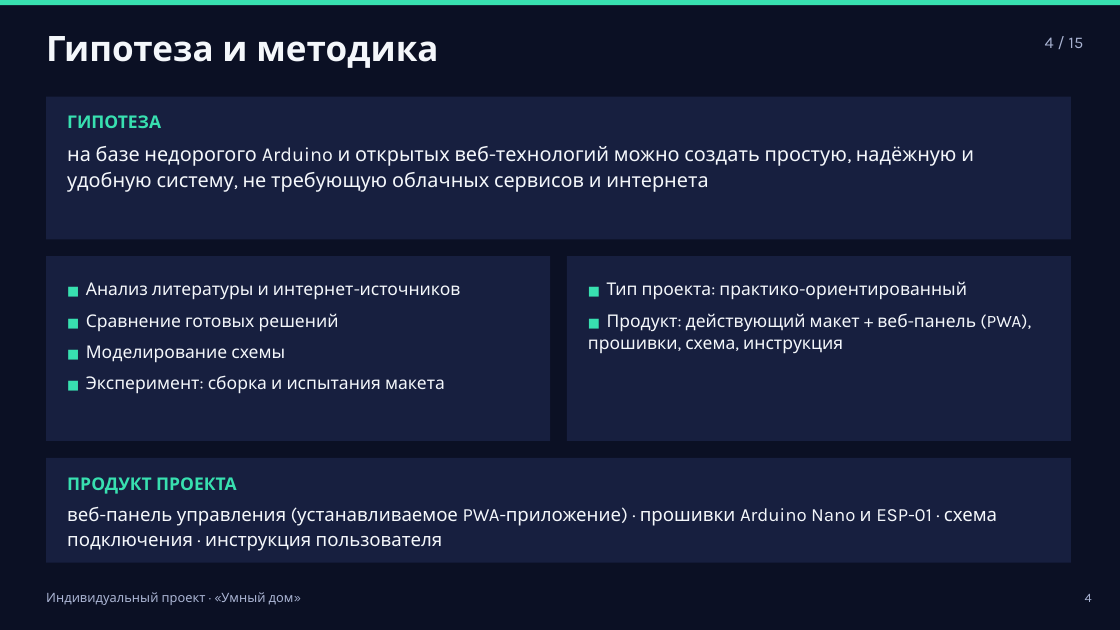
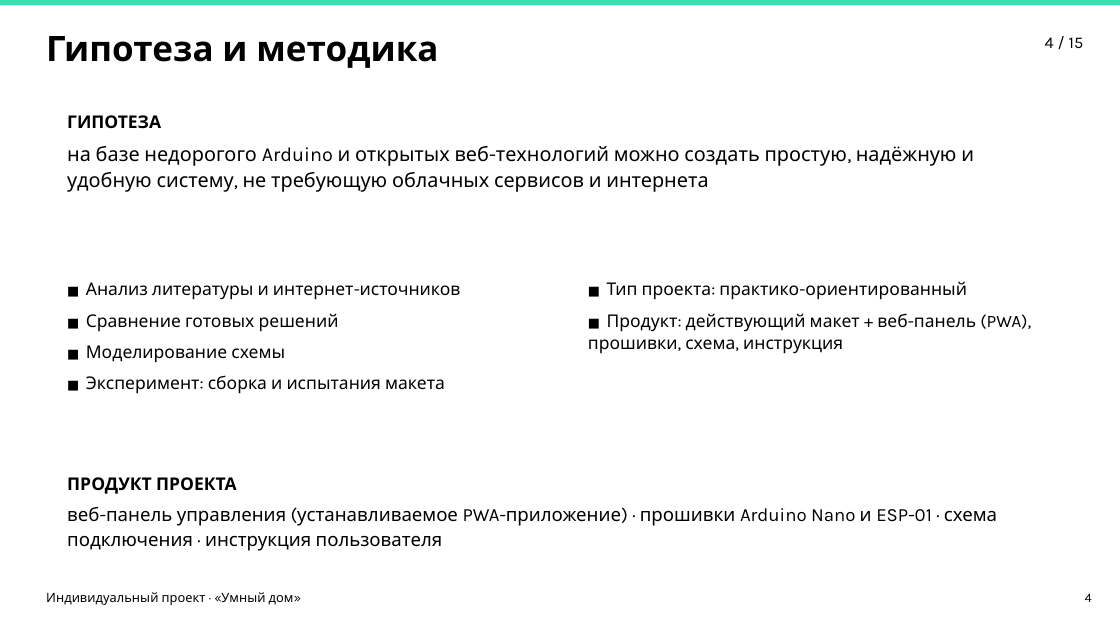
Before and after one commit to belyaevroman31-star/smart_home, a slide deck: slide 4 of Презентация проекта.ppt. Drawn at 1120x630 pixels with LibreOffice and Linux fonts; fonts in the diff are those of the drawing. Boxes give left, top, right and bottom in pixels: in the first picture for what was removed or moved away, otherwise in the second. Text is boxed around its words. In the diff, an @@ line names an element or a change of style, - is before the commit and + after.

```diff
--- a/Презентация проекта.ppt
+++ b/Презентация проекта.ppt
@@ rectangle removed at box(0, 0, 1119, 630) @@
@@ text "Гипотеза и методика" at box(46, 36, 438, 68): text colour #F4F7FB to #000000 @@
@@ text "ГИПОТЕЗА" at box(67, 115, 974, 192): text colour #38E0B0 to #000000 in "ГИПОТЕЗА"; text colour #F4F7FB to #000000 @@
@@ text "■ Анализ литературы и интернет-источников" at box(86, 282, 461, 394): text colour #38E0B0 to #000000 in "■", "■", "■", "■"; text colour #F4F7FB to #000000 @@
@@ text "■ Тип проекта: практико-ориентированный" at box(588, 281, 1031, 354): text colour #38E0B0 to #000000 in "■", "■"; text colour #F4F7FB to #000000 @@
@@ fill #171F3F to #FFFFFF in 4 elements at box(46, 97, 1070, 239), box(46, 256, 550, 441), box(567, 256, 1070, 441), box(46, 458, 1070, 563) @@
@@ text "ПРОДУКТ ПРОЕКТА" at box(67, 477, 997, 551): text colour #38E0B0 to #000000 in "ПРОДУКТ ПРОЕКТА"; text colour #F4F7FB to #000000 in "веб-панель управления (устанавливаемое PWA-приложение) · про ..." @@
@@ text colour #AAB4D3 to #000000 in 3 elements at box(1045, 37, 1084, 48), box(46, 592, 294, 605), box(1085, 593, 1092, 602) @@
```
Also in this commit, not shown: 14 other slides changed, 1 other file.
